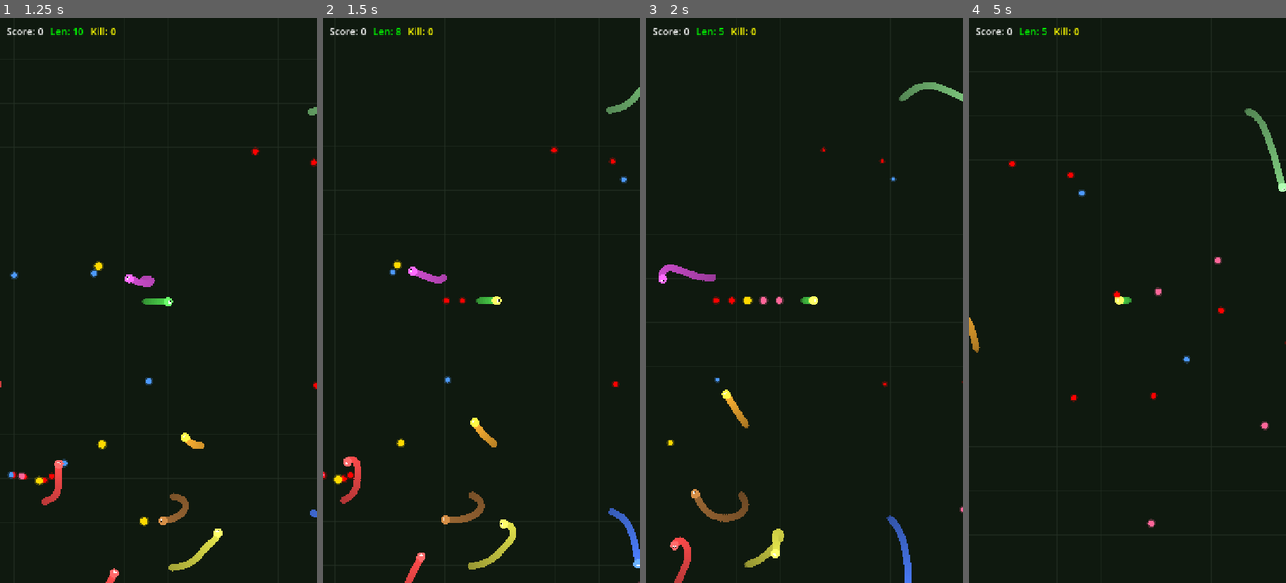
Above: before the commit, frames 1-4 (left to right).
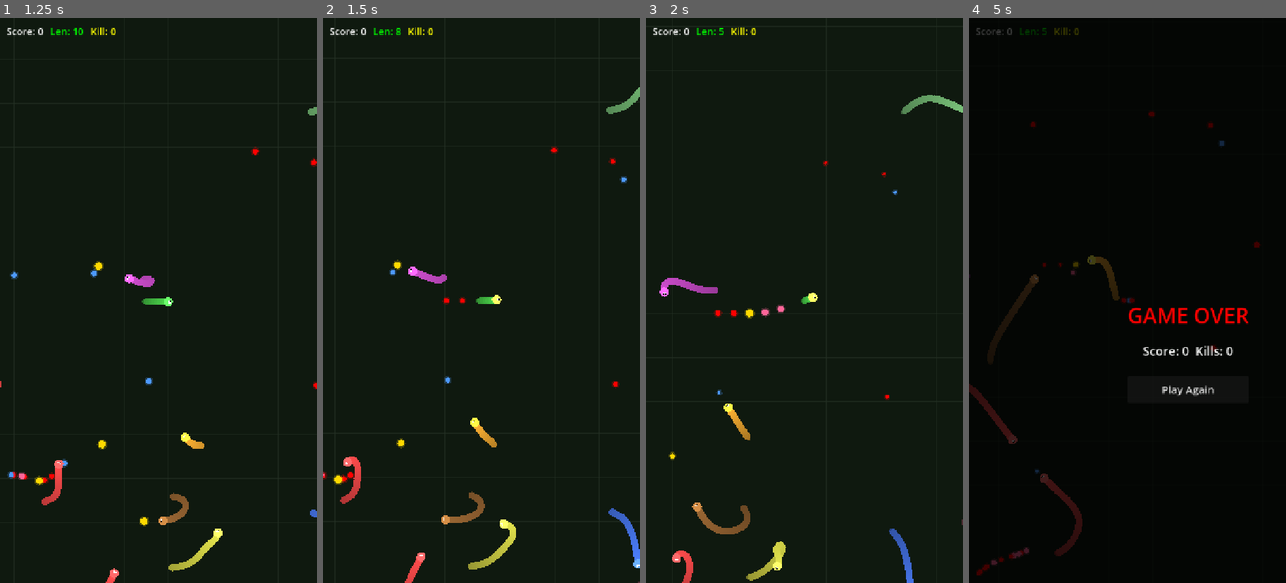
Above: after the commit, the same moments.

Repository: cbl315/game-snake
Game: Godot game, scene res://scenes/main.tscn
Same seed, same stepped clock (60 frames per second), same inputs: the game is played once before the commit and once after it.
Inputs (mouse positions are in pixels of both pictures, inside the frame that each line leads up to):
- Up to frame 1 (1.25 s): click "START GAME" at 0.5 s
- Up to frame 2 (1.5 s): tap Enter (ui_accept) at 1.25 s; move the mouse to (551, 272) at 1.27 s; hold D (ui_right) from 1.28 s (still down); hold Shift from 1.28 s (still down); click (551, 272) at 1.42 s
- Up to frame 3 (2 s): keep holding D (ui_right); keep holding Shift; tap Enter (ui_accept) at 1.52 s
- Up to frame 4 (5 s): release D (ui_right) at 2 s; release Shift at 2 s; drag from (1064, 328) to (1111, 413) at 2.02 s; move the mouse to (1159, 176) at 2.77 s; hold D (ui_right) 2.78-3.5 s; hold Shift 2.78-3.5 s; drag from (1111, 413) to (1032, 215) at 3.52 s; move the mouse to (1222, 385) at 4.27 s; hold A (ui_left) from 4.28 s (still down); hold Shift from 4.28 s (still down); tap Enter (ui_accept) at 4.52 s

Frame 1 is identical in both runs. In frame 2, less than 0.1% of the frame differs, in the area x 0-100%, y 14-100%; in frame 3, 3.5%; in frame 4, 5.4%, in the area x 0-100%, y 0-100%.

Commit message:
feat: add mobile touch controls
- Add full-screen touch-to-steer control for mobile
- Enlarge joystick (80->100 radius) and boost button (90->120)
- Track InputEventScreenTouch/Drag for mobile direction control
- Fix COEP/service worker config for SharedArrayBuffer support

Diff:
--- a/scripts/game/game.gd
+++ b/scripts/game/game.gd
@@ -16,6 +16,8 @@
 var _camera = null
 var _joystick = null
 var _minimap = null
+var _touch_active = false
+var _touch_pos = Vector2.ZERO
 
 
 func _ready():
@@ -168,6 +170,7 @@
 	_joystick.offset_left = 20
 	_joystick.offset_bottom = -30
 	_joystick.custom_minimum_size = Vector2(200, 200)
+	_joystick.size = Vector2(200, 200)
 	_hud.add_child(_joystick)
 
 
@@ -175,12 +178,12 @@
 	var btn = Button.new()
 	btn.name = "BoostButton"
 	btn.text = "BOOST"
-	btn.add_theme_font_size_override("font_size", 18)
+	btn.add_theme_font_size_override("font_size", 22)
 	btn.modulate.a = 0.7
-	btn.custom_minimum_size = Vector2(90, 90)
+	btn.custom_minimum_size = Vector2(120, 120)
 	btn.set_anchors_preset(Control.PRESET_BOTTOM_RIGHT)
-	btn.offset_right = -25
-	btn.offset_bottom = -25
+	btn.offset_right = -20
+	btn.offset_bottom = -20
 
 	btn.button_down.connect(func(): _boost_button_pressed = true)
 	btn.button_up.connect(func(): _boost_button_pressed = false)
@@ -206,10 +209,19 @@
 
 	# Player input
 	if _player and _player.is_alive():
+		var dir = Vector2.ZERO
 		if _joystick:
-			var dir = _joystick.get_direction()
-			if dir != Vector2.ZERO:
-				_player.set_direction(dir)
+			dir = _joystick.get_direction()
+
+		# Touch fallback: drag on screen to steer
+		if dir == Vector2.ZERO and _touch_active:
+			var screen_center = get_viewport().get_visible_rect().size / 2.0
+			var touch_offset = _touch_pos - screen_center
+			if touch_offset.length() > 15.0:
+				dir = touch_offset.normalized()
+
+		if dir != Vector2.ZERO:
+			_player.set_direction(dir)
 		_player.set_boost(_boost_button_pressed or Input.is_key_pressed(KEY_SHIFT))
 
 	# Camera follow
@@ -496,6 +508,16 @@
 	if GameManager.current_state != GameManager.GameState.PLAYING:
 		return
 
+	# Track touch position for mobile control
+	if event is InputEventScreenTouch:
+		if event.pressed:
+			_touch_active = true
+			_touch_pos = event.position
+		else:
+			_touch_active = false
+	elif event is InputEventScreenDrag:
+		_touch_pos = event.position
+
 	if not _player or not _player.is_alive():
 		return
 
--- a/scripts/ui/joystick.gd
+++ b/scripts/ui/joystick.gd
@@ -4,8 +4,8 @@
 
 var _is_pressed = false
 var _knob_pos = Vector2.ZERO
-var _outer_radius = 80.0
-var _inner_radius = 35.0
+var _outer_radius = 100.0
+var _inner_radius = 42.0
 var _touch_index = -1
 var _center = Vector2.ZERO
 
@@ -18,19 +18,23 @@
 
 func _input(event):
 	if event is InputEventScreenTouch:
-		if event.pressed:
+		if event.pressed and _touch_index == -1:
 			if _is_in_area(event.position):
 				_is_pressed = true
 				_touch_index = event.index
 				_update_knob(event.position)
-		elif event.index == _touch_index:
+				get_viewport().set_input_as_handled()
+		elif not event.pressed and event.index == _touch_index:
 			_is_pressed = false
 			_touch_index = -1
 			_knob_pos = _center
 			direction_changed.emit(Vector2.ZERO)
 			queue_redraw()
-	elif event is InputEventScreenDrag and event.index == _touch_index and _is_pressed:
-		_update_knob(event.position)
+			get_viewport().set_input_as_handled()
+	elif event is InputEventScreenDrag:
+		if event.index == _touch_index and _is_pressed:
+			_update_knob(event.position)
+			get_viewport().set_input_as_handled()
 
 
 func _is_in_area(touch_pos):
Not shown, changed: export/web/index.html
Not shown, changed: export/web/index.js
Not shown, changed: export/web/index.pck
Not shown, changed: export/web/index.wasm
